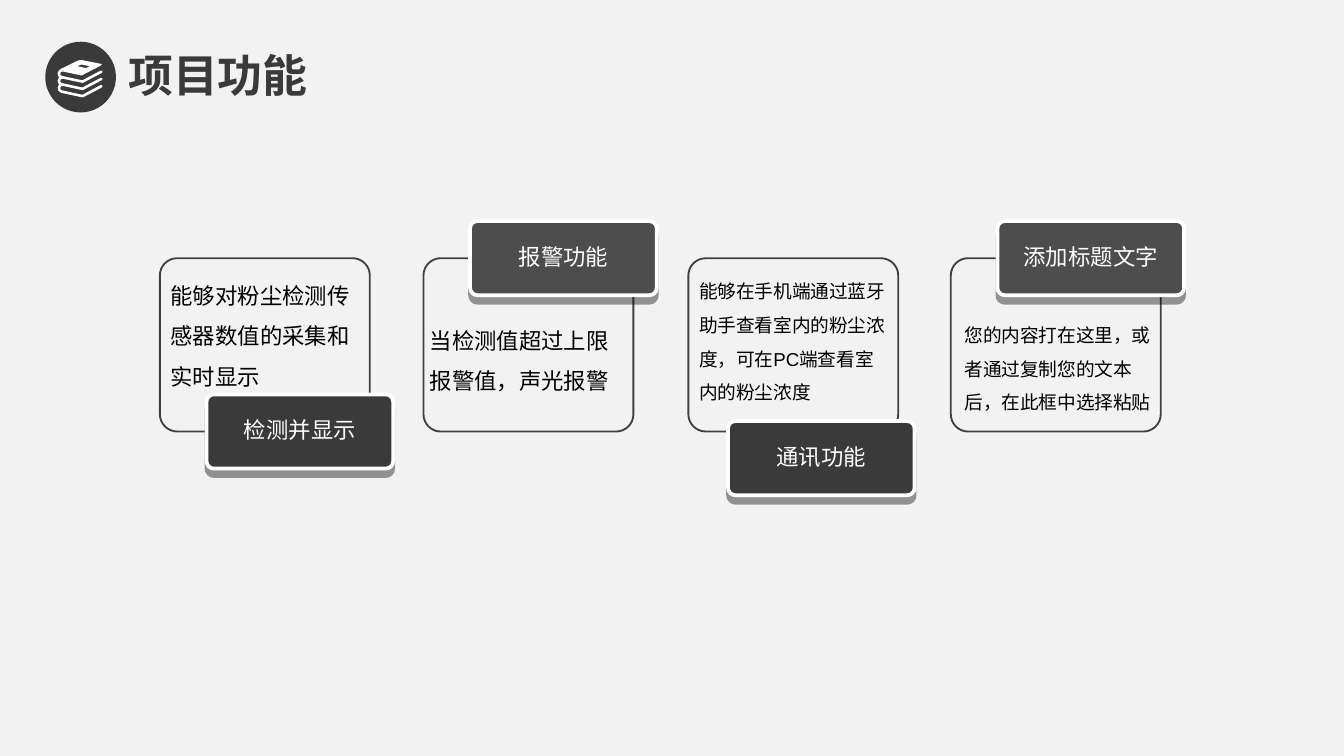
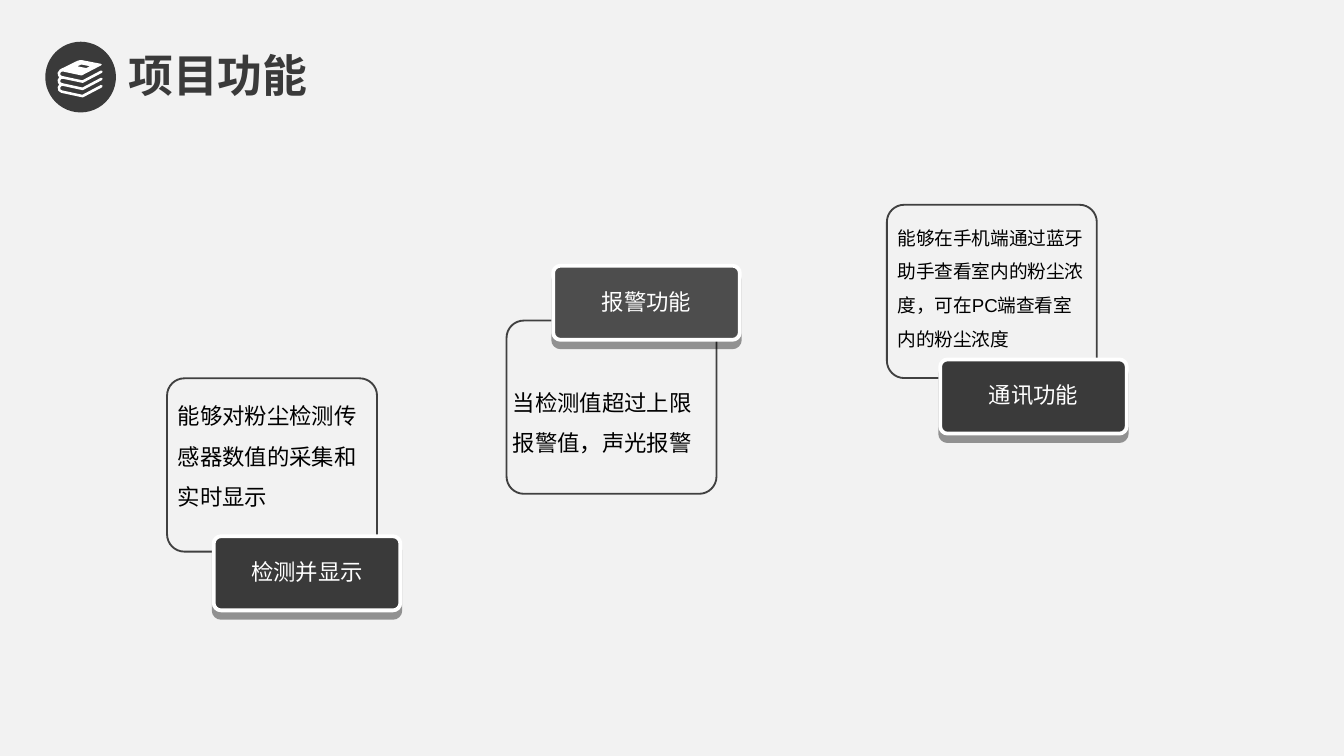
Before and after one commit to zhoutongxu/20151104764_zhoutongxu, a slide deck: slide 5 of 基于蓝牙的室内环境PM2.5检测系统/答辩PPT/20151104764-周桐旭-基于蓝牙的室内环境PM2.5检测系统-开题PPT.ppt. Drawn at 1344x756 pixels with LibreOffice and Linux fonts; fonts in the diff are those of the drawing; background and template pictures are left out. Boxes give left, top, right and bottom in pixels: in the first picture for what was removed or moved away, otherwise in the second. Text is boxed around its words. In the diff, an @@ line names an element or a change of style, - is before the commit and + after.

```diff
--- a/基于蓝牙的室内环境PM2.5检测系统/答辩PPT/20151104764-周桐旭-基于蓝牙的室内环境PM2.5检测系统-开题PPT.ppt
+++ b/基于蓝牙的室内环境PM2.5检测系统/答辩PPT/20151104764-周桐旭-基于蓝牙的室内环境PM2.5检测系统-开题PPT.ppt
@@ freeform shape "能够在手机端通过蓝牙助手查看室内的粉尘浓度，可在PC端查看室内的粉尘浓度": place and size @@
-freeform shape "能够在手机端通过蓝牙助手查看室内的粉尘浓度，可在PC端查看室内的粉尘浓度" at box(688, 258, 898, 431)
+freeform shape "能够在手机端通过蓝牙助手查看室内的粉尘浓度，可在PC端查看室内的粉尘浓度" at box(887, 204, 1097, 378)
@@ freeform shape removed at box(997, 222, 1184, 296) @@
-添加标题文字
@@ freeform shape "报警功能": place and size @@
-freeform shape "报警功能" at box(470, 222, 657, 296)
+freeform shape "报警功能" at box(554, 266, 741, 340)
@@ freeform shape removed at box(950, 258, 1160, 431) @@
@@ freeform shape: place and size @@
-freeform shape at box(423, 258, 633, 431)
+freeform shape at box(507, 321, 716, 495)
@@ text removed at box(965, 326, 1151, 411) @@
-  您的内容打在这里，或者通过复制您的文本后，在此框中选择粘贴
@@ freeform shape "能够对粉尘检测传感器数值的采集和实时显示": place and size @@
-freeform shape "能够对粉尘检测传感器数值的采集和实时显示" at box(160, 258, 370, 431)
+freeform shape "能够对粉尘检测传感器数值的采集和实时显示" at box(167, 379, 376, 552)
@@ text "当检测值超过上限报警值，声光报警": place and size @@
-text "当检测值超过上限报警值，声光报警" at box(430, 330, 609, 392)
+text "当检测值超过上限报警值，声光报警" at box(513, 392, 692, 454)
@@ freeform shape "通讯功能": place and size @@
-freeform shape "通讯功能" at box(728, 421, 915, 495)
+freeform shape "通讯功能" at box(941, 360, 1128, 434)
@@ freeform shape "检测并显示": place and size @@
-freeform shape "检测并显示" at box(207, 395, 394, 469)
+freeform shape "检测并显示" at box(214, 536, 401, 610)
```
Also in this commit, not shown: 6 other slides changed.
